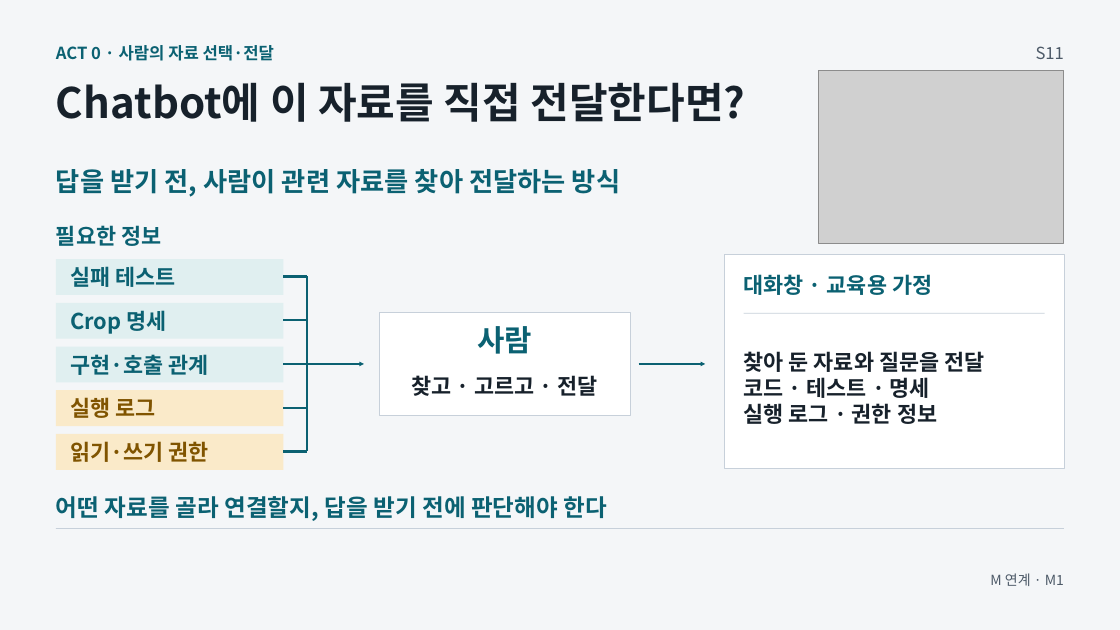
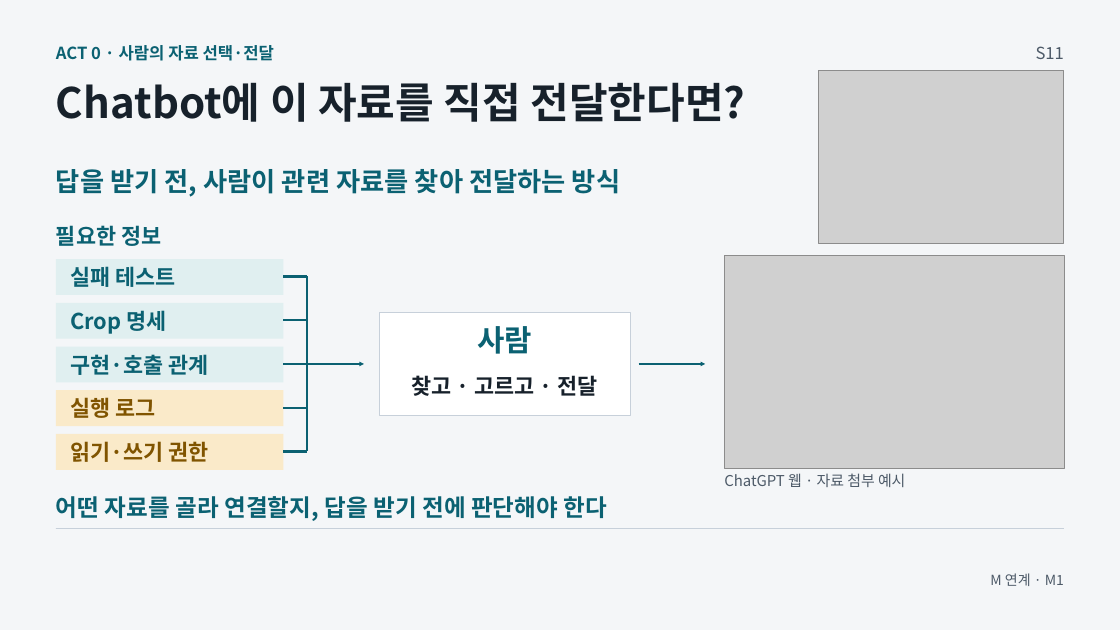
Before and after one commit to GideokKim/ai-dev-training, a slide deck: slide 11 of production/AI_Dev_Training_Full.pptx. Drawn at 1120x630 pixels with LibreOffice and Linux fonts; fonts in the diff are those of the drawing; grey boxes stand for pictures. Boxes give left, top, right and bottom in pixels: in the first picture for what was removed or moved away, otherwise in the second. Text is boxed around its words. In the diff, an @@ line names an element or a change of style, - is before the commit and + after.

```diff
--- a/production/AI_Dev_Training_Full.pptx
+++ b/production/AI_Dev_Training_Full.pptx
@@ rectangle removed at (724, 255, 1064, 469) @@
@@ picture added at (724, 255, 1064, 468) @@
@@ text removed at (744, 274, 932, 295) @@
-대화창 · 교육용 가정
@@ line removed from (744, 313) to (1045, 313) @@
@@ text removed at (744, 351, 984, 424) @@
-찾아 둔 자료와 질문을 전달
-코드 · 테스트 · 명세
-실행 로그 · 권한 정보
@@ text added at (724, 473, 905, 487), 12.8 pt, text #4D5A68 @@
+ChatGPT 웹 · 자료 첨부 예시
```
Also in this commit, not shown: 1 other slide changed, 23 other files.
